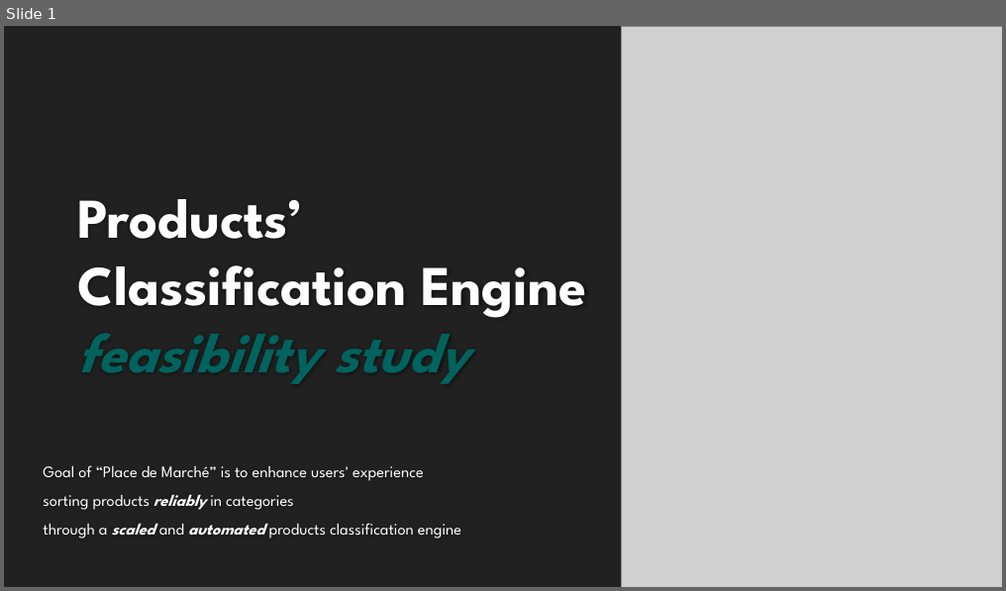
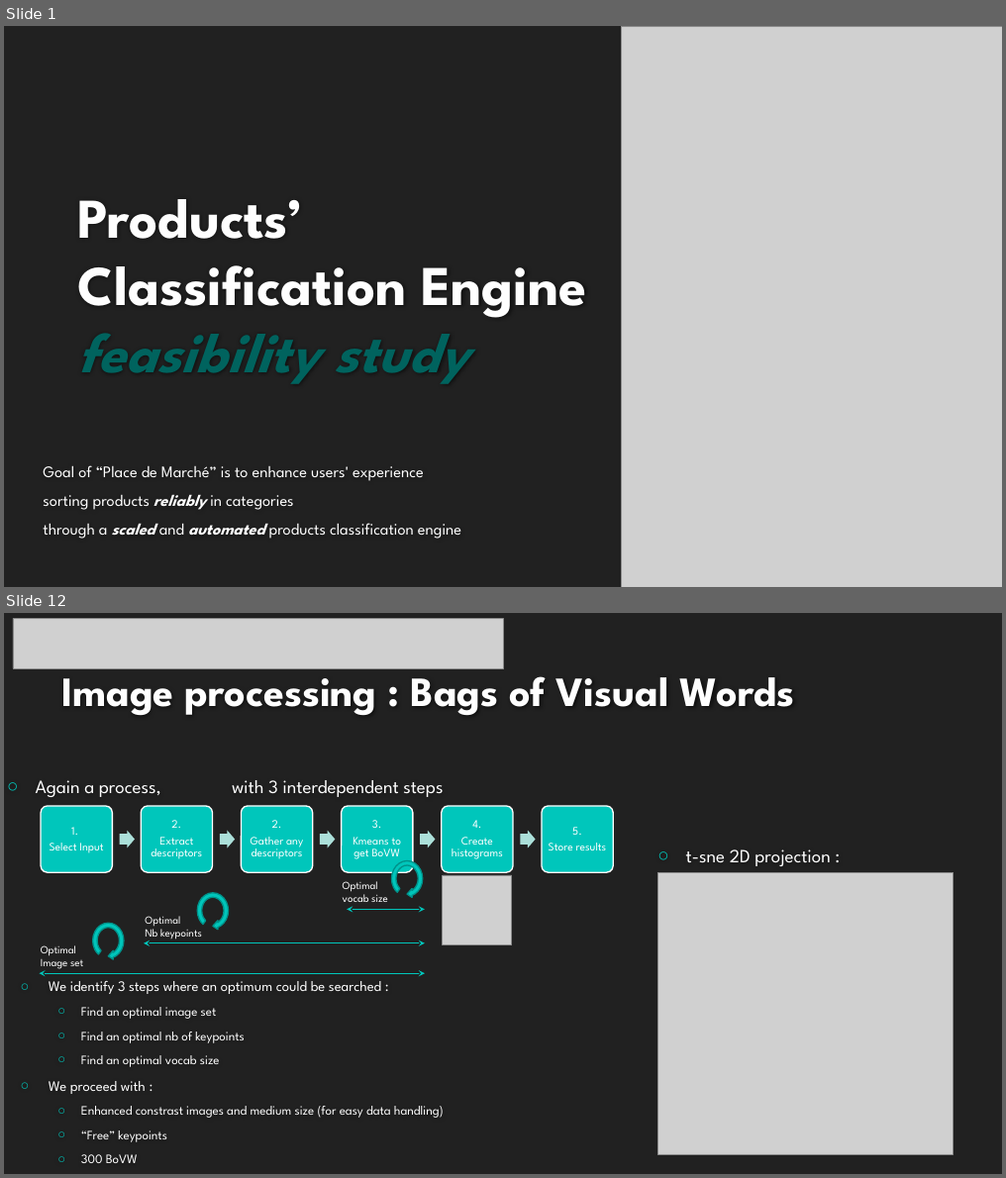
Before and after one commit to EtienneLardeur/P6_ClassificationEngine, a slide deck: P6_02_Support.pptx. Shown one above the other, each under a label of ours: slide 1 before the commit, slides 1 and 12 after it; the slides between them are not shown. The pictures are 1006x591 and 1006x1178 pixels, drawn with LibreOffice and Linux fonts; fonts in the diff are those of the drawing; grey boxes stand for pictures; background and template pictures are left out. Boxes give left, top, right and bottom in pixels: in the first picture for what was removed or moved away, otherwise in the second. Text is boxed around its words. In the diff, an @@ line names an element or a change of style, - is before the commit and + after.

```diff
--- a/P6_02_Support.pptx
+++ b/P6_02_Support.pptx
@@ slide 12 added at [4, 613, 1002, 1174], background #212121 @@
@@ picture added at [13, 618, 503, 668] @@
@@ title added at [61, 664, 795, 715], 40 pt, text #FEFEFE, bold @@
+Image processing : Bags of Visual Words
@@ text added at [36, 780, 443, 797], 18 pt, text #FFFFFF @@
+○ Again a process, with 3 interdependent steps
@@ group added at [41, 806, 614, 872]: 6 rounded rectangles, 6 texts, 5 right arrows @@
+1.
+Select Input
+2.
+Extract descriptors
+2.
+Gather any descriptors
+3.
+Kmeans to get BoVW
+4.
+Create histograms
+5.
+Store results
@@ text added at [686, 850, 830, 866], 18 pt, text #FFFFFF @@
+○ t-sne 2D projection :
@@ circular arrow added at [389, 859, 425, 898], fill #00C6BB, outline #00928A 1.25 pt @@
@@ picture added at [443, 875, 512, 946] @@
@@ picture added at [658, 872, 953, 1155] @@
@@ circular arrow added at [195, 891, 230, 931], fill #00C6BB, outline #00928A 1.25 pt @@
@@ text added at [343, 881, 388, 902], 10.5 pt, text #FFFFFF @@
+Optimal
+vocab size
@@ double arrow added from (347, 909) to (425, 909), #00C6BB 0.75 pt @@
@@ circular arrow added at [91, 921, 126, 960], fill #00C6BB, outline #00928A 1.25 pt @@
@@ text added at [145, 916, 202, 940], 10.5 pt, text #FFFFFF @@
+Optimal
+Nb keypoints
@@ text added at [41, 946, 83, 969], 10.5 pt, text #FFFFFF @@
+Optimal
+Image set
@@ double arrow added from (144, 944) to (425, 944), #00C6BB 0.75 pt @@
@@ double arrow added from (40, 973) to (425, 973), #00C6BB 0.75 pt @@
@@ text added at [49, 981, 444, 1163], 12.4 pt, text #FFFFFF @@
+○ We identify 3 steps where an optimum could be searched :
+  ○ Find an optimal image set
+  ○ Find an optimal nb of keypoints
+  ○ Find an optimal vocab size
+○ We proceed with :
+  ○ Enhanced constrast images and medium size (for easy data handling)
+  ○ “Free” keypoints
+  ○ 300 BoVW
```
Also in this commit, not shown: 6 slides changed, 7 other slides added, 5 slides removed.
